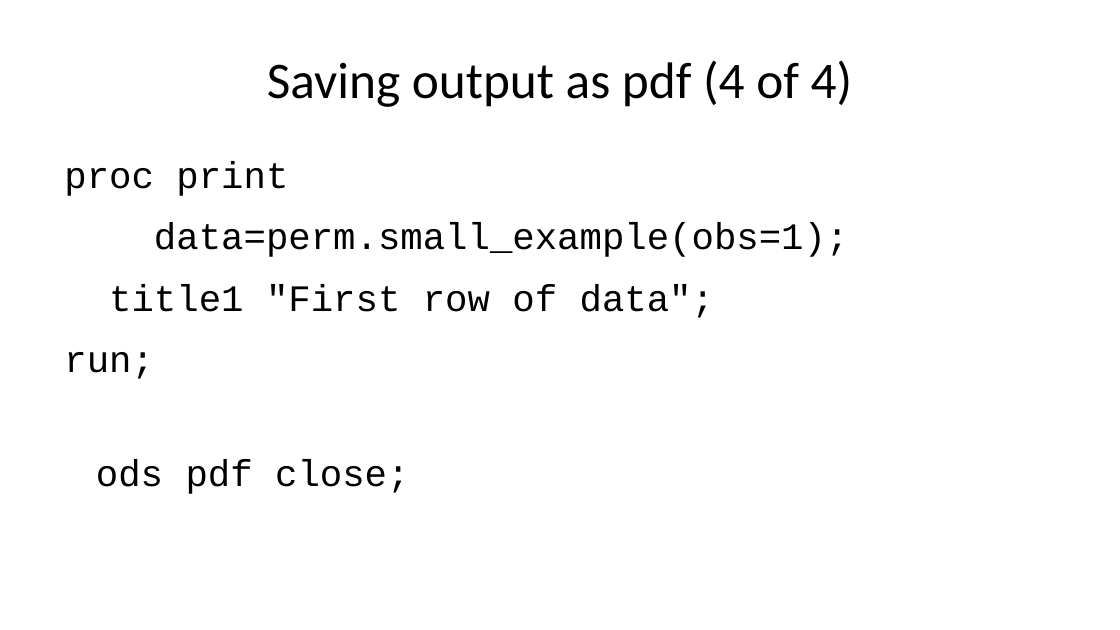
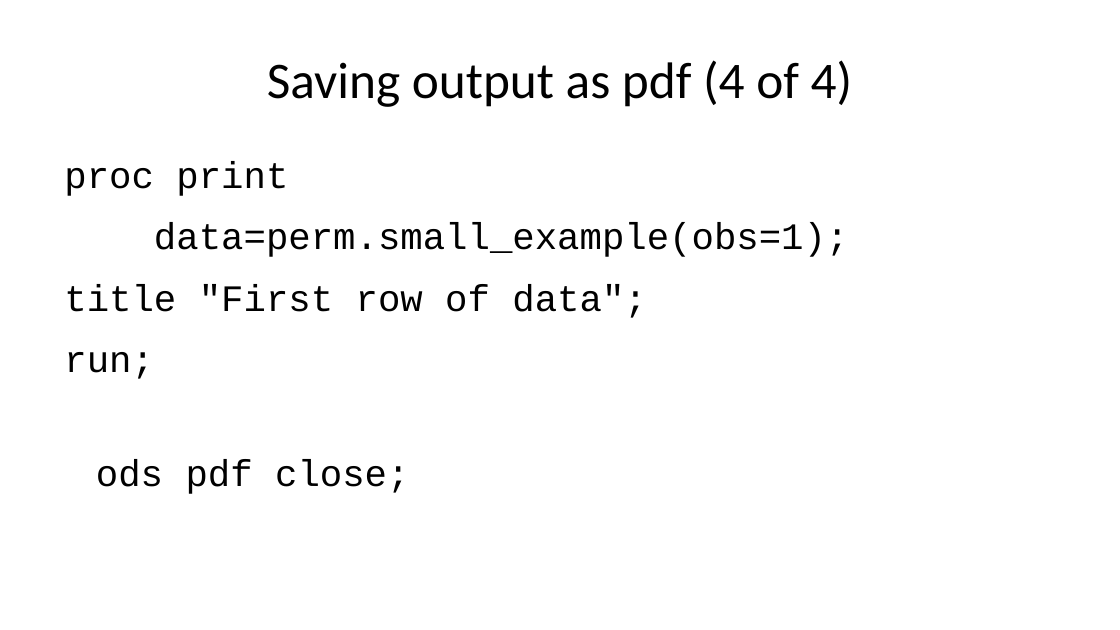
Before and after one commit to pmean/introduction-to-SAS, a slide deck: slide 58 of results/5507-01-simon-sildes-and-speaker-notes.pptx. Drawn at 1120x630 pixels with LibreOffice and Linux fonts; fonts in the diff are those of the drawing. Boxes give left, top, right and bottom in pixels: in the first picture for what was removed or moved away, otherwise in the second. Text is boxed around its words. In the diff, an @@ line names an element or a change of style, - is before the commit and + after.

```diff
--- a/results/5507-01-simon-sildes-and-speaker-notes.pptx
+++ b/results/5507-01-simon-sildes-and-speaker-notes.pptx
@@ text at [64, 161, 848, 494]: text changed @@
-proc print
-data=perm.small_example(obs=1);
-title1 "First row of data";
-run;
-ods pdf close;
+proc print
+data=perm.small_example(obs=1);
+title "First row of data";
+run;
+ods pdf close;
```
Also in this commit, not shown: 30 other slides changed, 5 other files.
